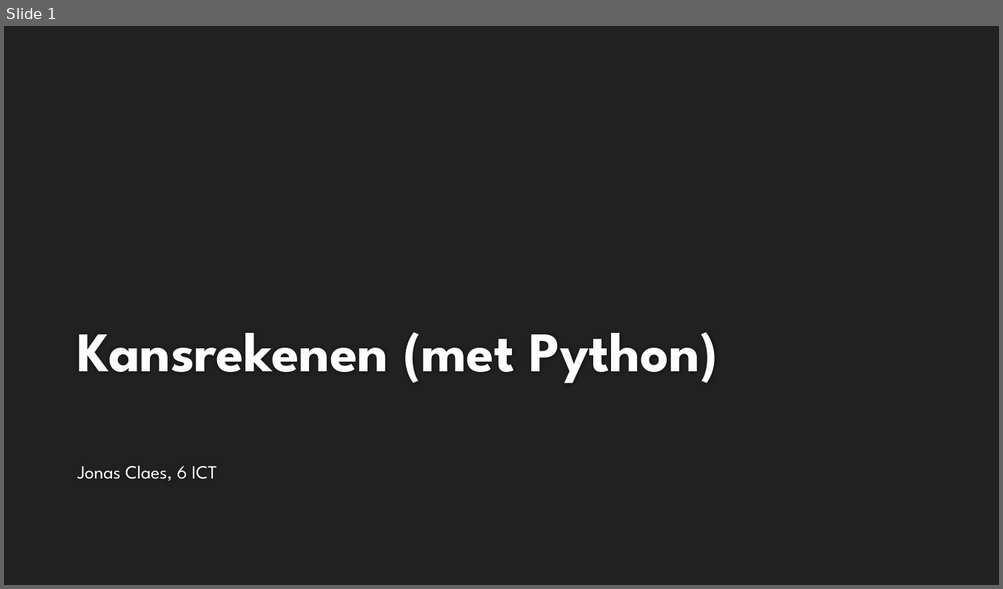
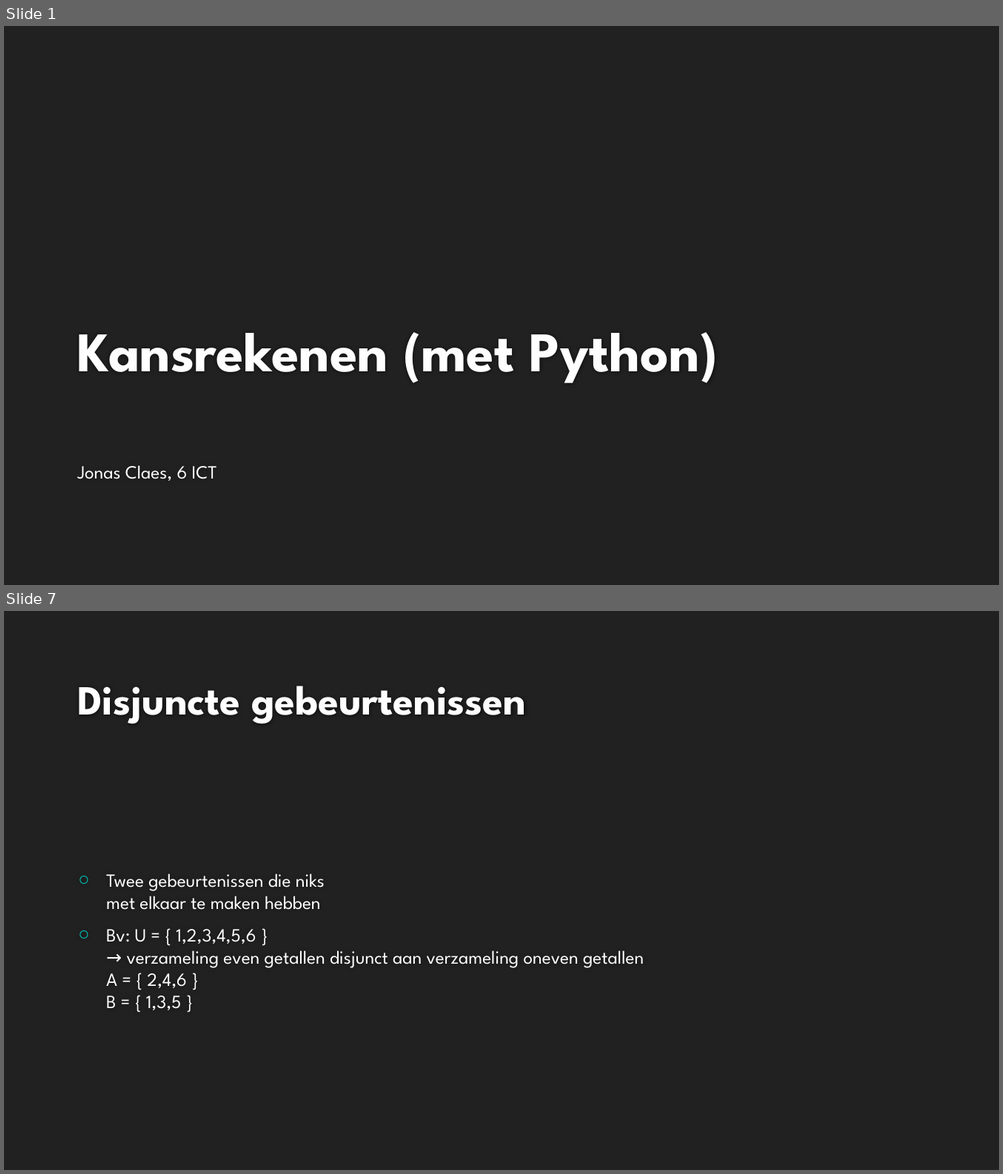
Before and after one commit to jonasclaes/Kansrekenen_met_Python, a slide deck: Kansrekenen (met Python).pptx. Shown one above the other, each under a label of ours: slide 1 before the commit, slides 1 and 7 after it; the slides between them are not shown. The pictures are 1003x589 and 1003x1174 pixels, drawn with LibreOffice and Linux fonts; fonts in the diff are those of the drawing; background and template pictures are left out. Boxes give left, top, right and bottom in pixels: in the first picture for what was removed or moved away, otherwise in the second. Text is boxed around its words. In the diff, an @@ line names an element or a change of style, - is before the commit and + after.

```diff
--- a/Kansrekenen (met Python).pptx
+++ b/Kansrekenen (met Python).pptx
@@ slide 7 added at [4,611,999,1170], background #212121 @@
@@ title added at [77,686,526,724], 40 pt, text #FEFEFE, bold @@
+Disjuncte gebeurtenissen
@@ text added at [106,874,643,1011], 18 pt, text #FFFFFF @@
+○ Twee gebeurtenissen die niks
+  met elkaar te maken hebben
+○ Bv: U = { 1,2,3,4,5,6 }
+  → verzameling even getallen disjunct aan verzameling oneven getallen
+  A = { 2,4,6 }
+  B = { 1,3,5 }
```
Also in this commit, not shown: 2 slides changed, 5 other slides added.
